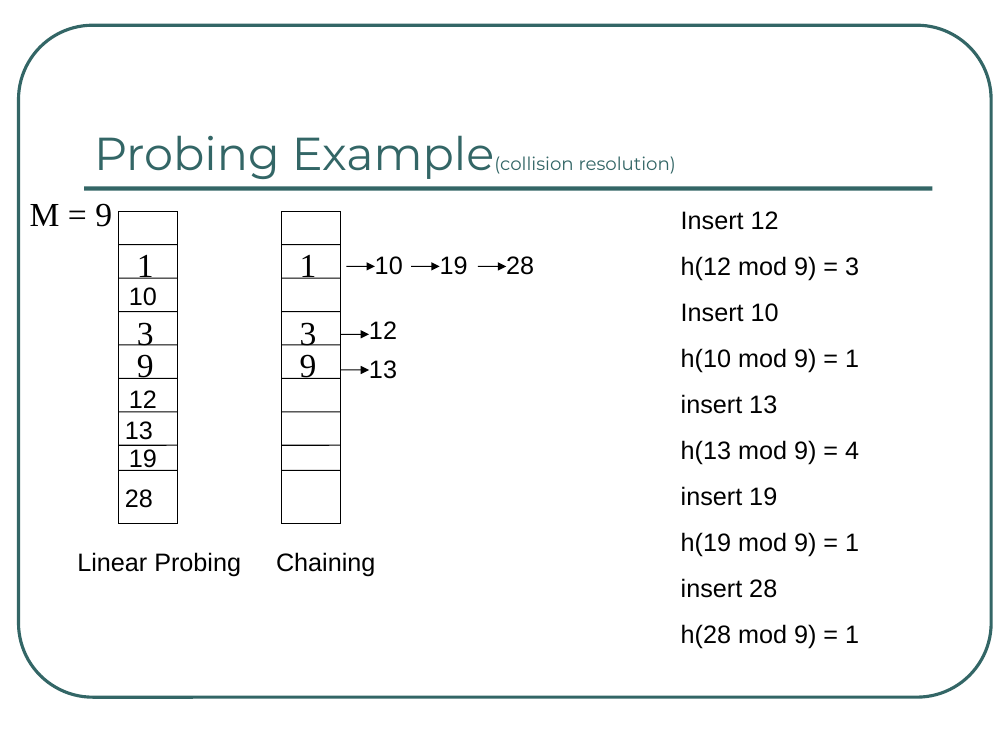
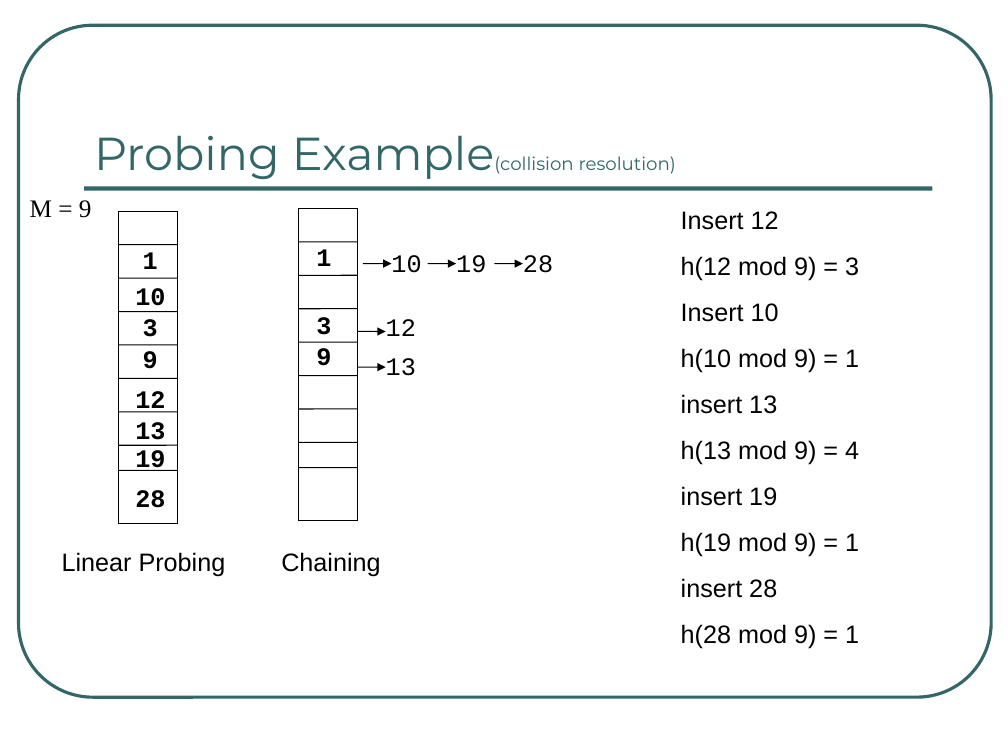
Before and after one commit to rugbyprof/3013-Algorithms, a slide deck: slide 23 of Trunk/Resources/LectureMaterial/Hashing.ppt. Drawn at 1008x756 pixels with LibreOffice and Linux fonts; fonts in the diff are those of the drawing. Boxes give left, top, right and bottom in pixels: in the first picture for what was removed or moved away, otherwise in the second. Text is boxed around its words. In the diff, an @@ line names an element or a change of style, - is before the commit and + after.

```diff
--- a/Trunk/Resources/LectureMaterial/Hashing.ppt
+++ b/Trunk/Resources/LectureMaterial/Hashing.ppt
@@ text "M = 9" at (30,200,92,218): size 24 to 18 pt; less space between paragraphs @@
@@ rectangle: place and size @@
-rectangle at (282,211,341,523)
+rectangle at (298,209,357,521)
@@ text "1": place and size @@
-text "1" at (300,255,317,279)
+text "1" at (316,249,331,266)
@@ line moved from (341, 471) - (281, 471) to (357, 242) - (298, 242) @@
@@ font Arial to Courier New in 5 elements at (386,358,416,376), (456,255,486,273), (523,255,553,273), (386,319,416,336), (391,255,421,273) @@
@@ text "19": place and size @@
-text "19" at (440,256,468,275)
+text "19" at (456,255,486,273)
@@ 5 arrows, 3 texts: place and size @@
-5 arrows, 3 texts at (341,256,534,370)
+5 arrows, 3 texts at (357,255,553,367)
@@ text "3": place and size @@
-text "3" at (300,322,317,346)
+text "3" at (316,317,331,342)
@@ size 24 to 18 pt, font Times New Roman to Courier New, bold on; alignment left to centre; less space between paragraphs in 3 elements at (143,252,158,269), (143,319,158,345), (143,351,158,369) @@
@@ size 24 to 18 pt, font Times New Roman to Courier New, bold on; less space between paragraphs in 3 elements at (316,249,331,266), (316,317,331,342), (316,348,331,366) @@
@@ text "9": place and size @@
-text "9" at (300,354,317,379)
+text "9" at (316,348,331,366)
@@ text "13": place and size @@
-text "13" at (369,360,397,379)
+text "13" at (386,358,416,376)
@@ 6 lines: place and size @@
-6 lines at (281,245,341,412)
+6 lines at (298,275,357,443)
@@ font Arial to Courier New, bold on; alignment left to centre in 5 elements at (135,391,165,413), (135,288,165,312), (135,450,165,471), (135,422,165,446), (135,490,165,508) @@
@@ line moved from (341, 446) - (281, 446) to (357, 468) - (298, 468) @@
@@ text "Linear Probing Chaining" rewrapped from (77,552,375,576) to (62,552,380,576) @@
```
Also in this commit, not shown: 11 other slides changed, 6 other files.
